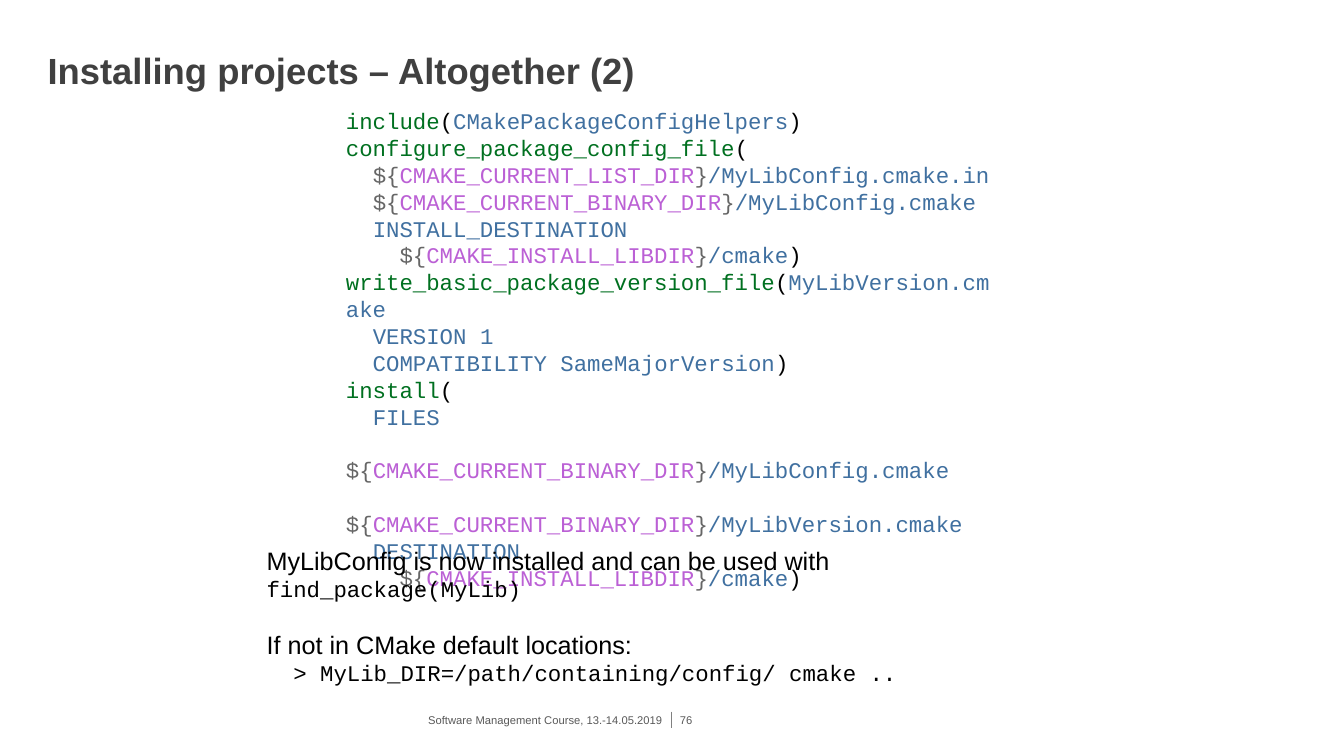
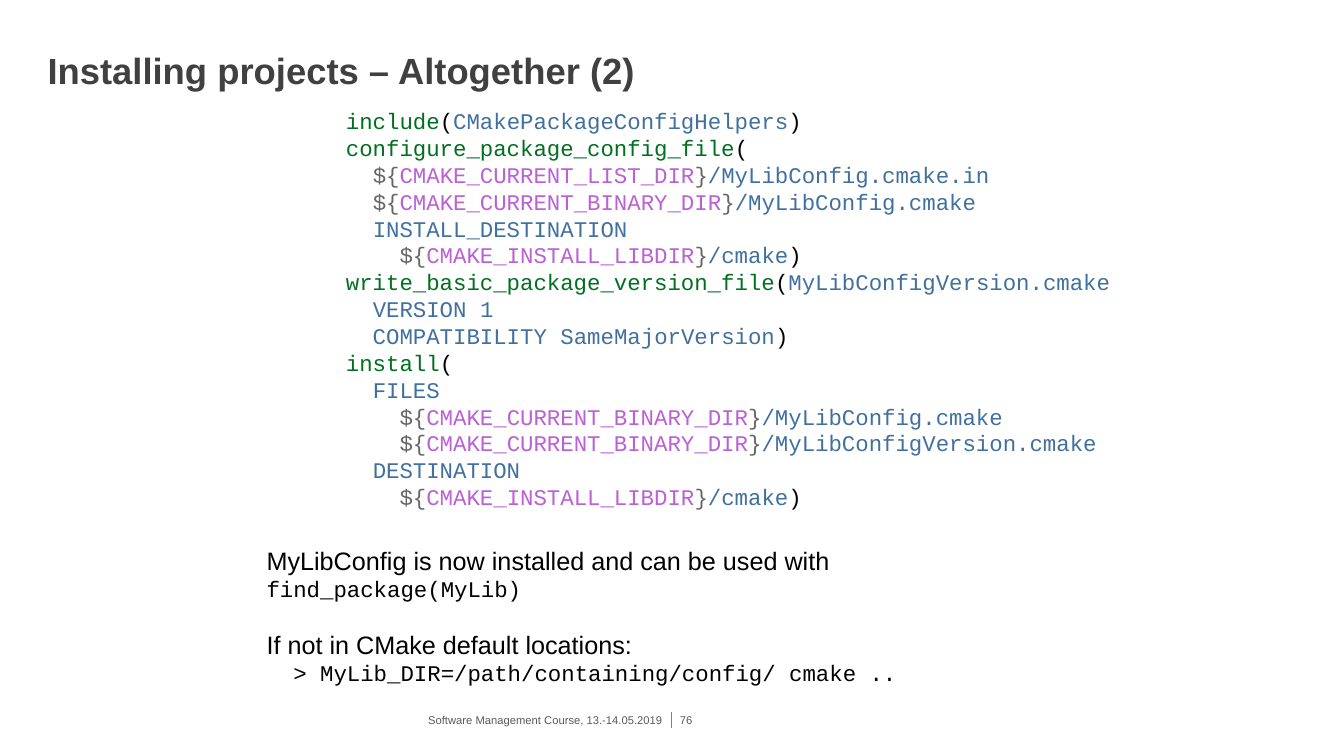
Before and after one commit to eth-cscs/SoftwareManagementCourse2019, a slide deck: slide 76 of cmake/2019-05-13^.14_CMake.pptx. Drawn at 1344x756 pixels with LibreOffice and Linux fonts; fonts in the diff are those of the drawing; background and template pictures are left out. Boxes give left, top, right and bottom in pixels: in the first picture for what was removed or moved away, otherwise in the second. Text is boxed around its words. In the diff, an @@ line names an element or a change of style, - is before the commit and + after.

Commit message:
update CMake slides

```diff
--- a/cmake/2019-05-13^.14_CMake.pptx
+++ b/cmake/2019-05-13^.14_CMake.pptx
@@ text at bbox=[346, 274, 1110, 295]: text changed @@
-write_basic_package_version_file(MyLibVersion.cmake
+write_basic_package_version_file(MyLibConfigVersion.cmake
@@ text at bbox=[400, 435, 1097, 456]: text changed; text colour #BB60D5 to #4070A0 @@
-${CMAKE_CURRENT_BINARY_DIR}/MyLibVersion.cmake
+${CMAKE_CURRENT_BINARY_DIR}/MyLibConfigVersion.cmake
```
Also in this commit, not shown: 19 other slides changed, 3 slides added.
